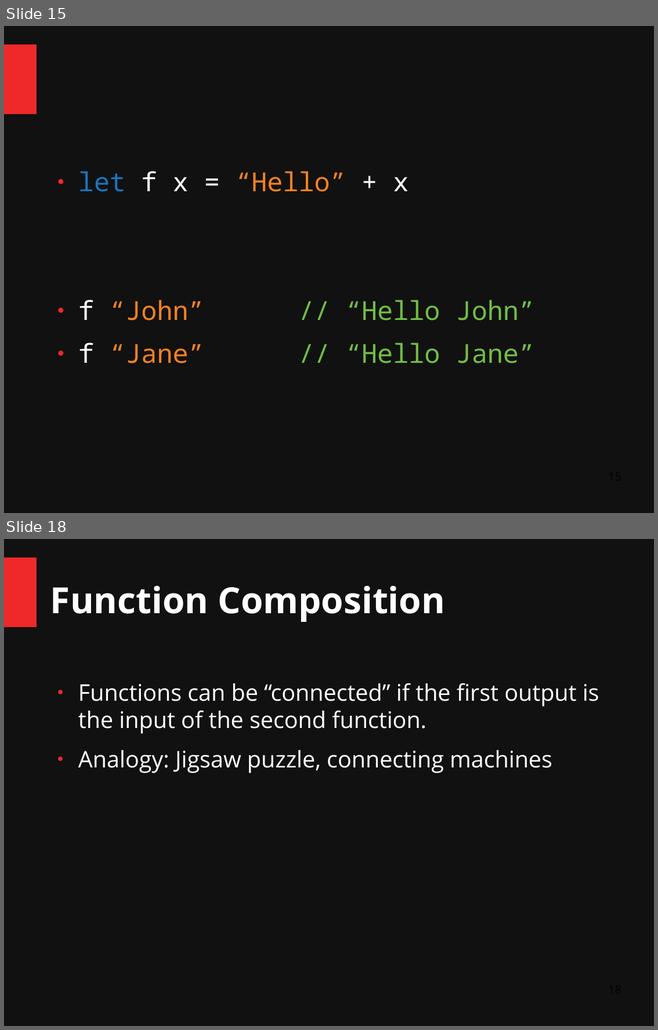
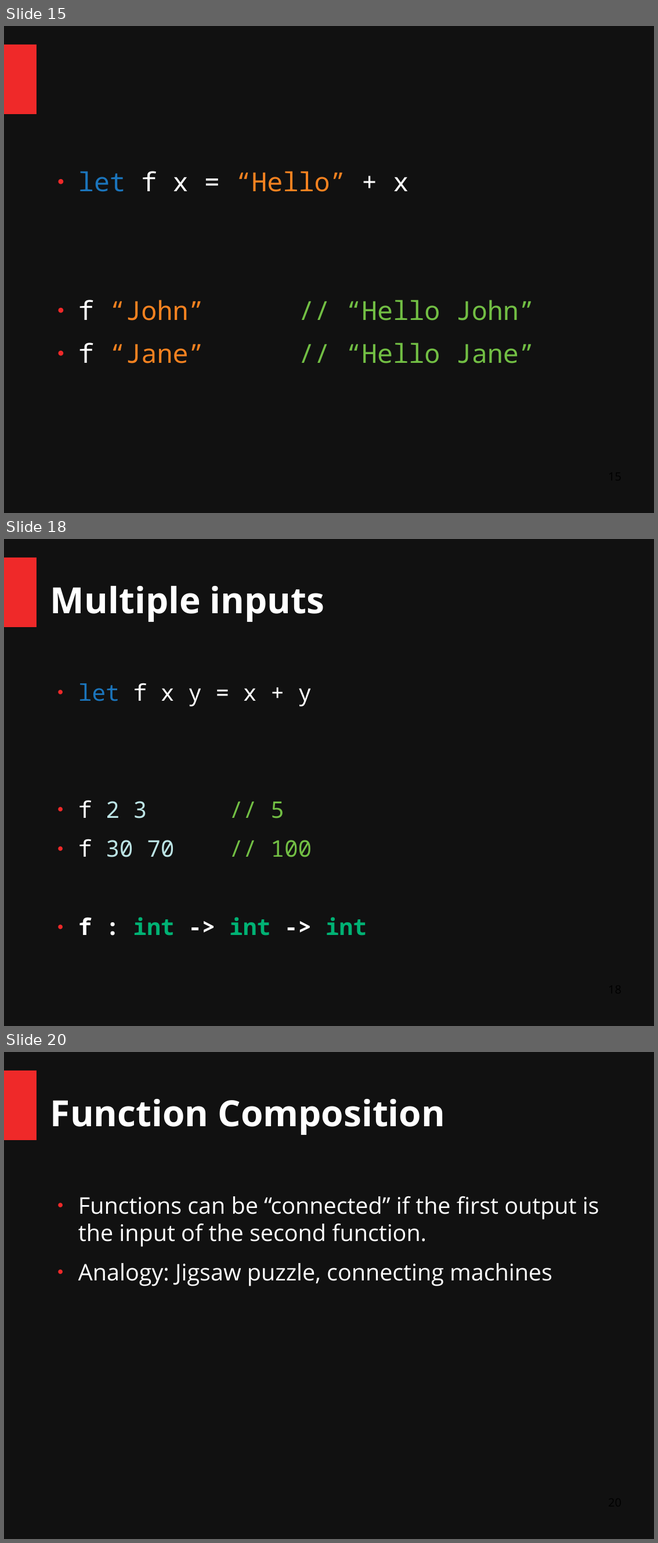
Before and after one commit to ChangHaiBin/FSharpPowerPoint, a slide deck: FSharp Talk Dark.odp. Shown one above the other, each under a label of ours: slides 15 and 18 before the commit, slides 15, 18 and 20 after it; the slides between them are not shown. The pictures are 658x1030 and 658x1543 pixels, drawn with LibreOffice and Linux fonts; fonts in the diff are those of the drawing. Boxes give left, top, right and bottom in pixels: in the first picture for what was removed or moved away, otherwise in the second. Text is boxed around its words. In the diff, an @@ line names an element or a change of style, - is before the commit and + after.

```diff
--- a/FSharp Talk Dark.odp
+++ b/FSharp Talk Dark.odp
@@ slide 18 added at box(4, 539, 654, 1026), background #111111; not listed: 1 template element that a slide beside it also shows @@
@@ title added at box(50, 585, 325, 622), 44 pt, text #FFFFFF, bold @@
+Multiple inputs
@@ text added at box(78, 683, 366, 936), 28 pt, text #FFFFFF @@
+● let f x y = x + y
+● f 2 3 // 5
+● f 30 70 // 100
+● f : int -> int -> int
@@ what was slide 18 is now slide 20 @@
```
Also in this commit, not shown: 4 slides changed, 19 other slides added, 6 slides removed, 2 other files.
